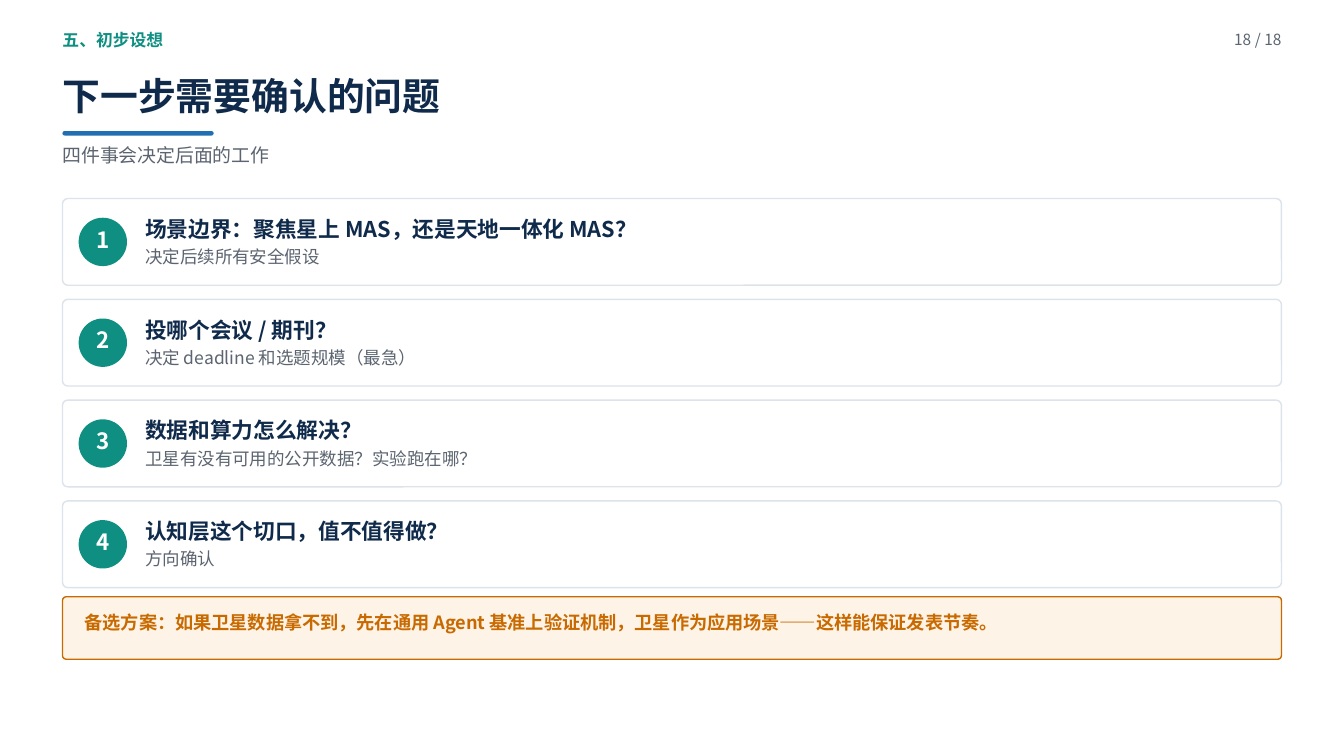
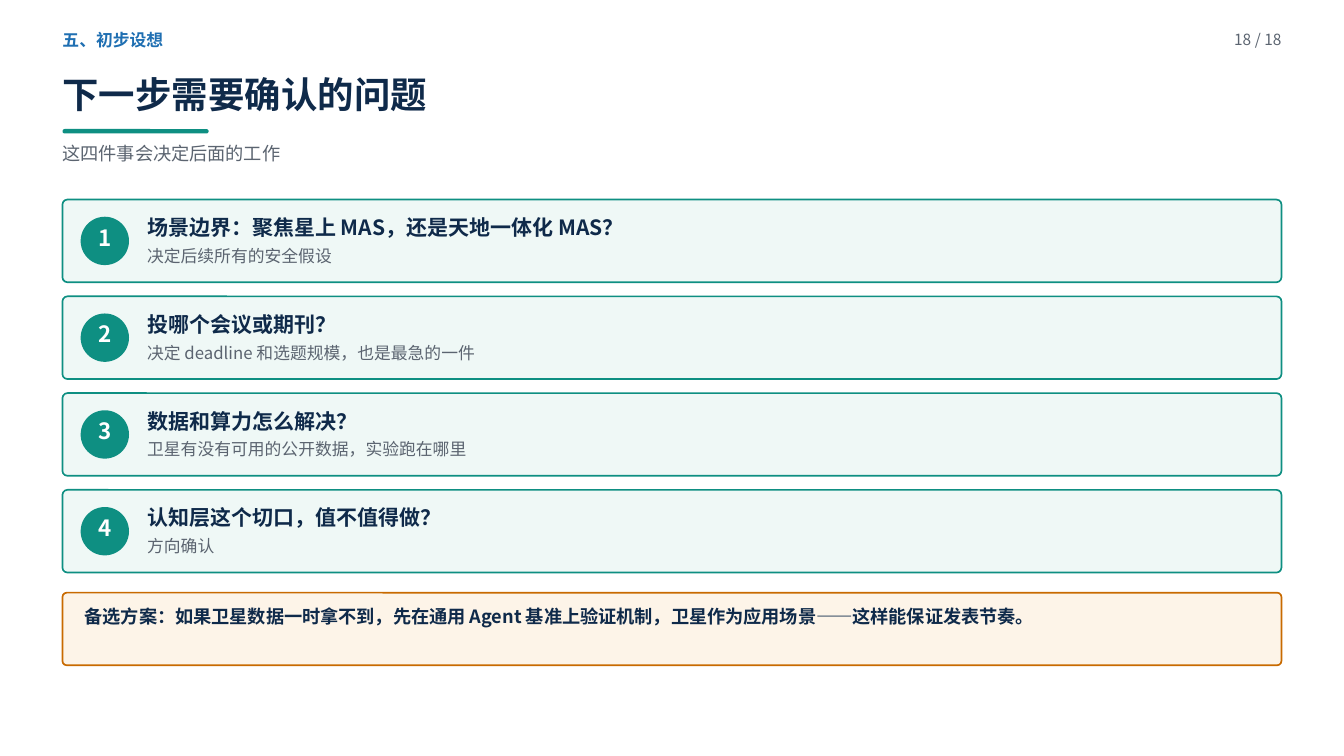
Before and after one commit to yiiiiiii1/multi-agent-remote-sensing, a slide deck: slide 18 of 阶段2-卫星多智能体防御/presentations/新方向调研汇报.pptx. Drawn at 1344x756 pixels with LibreOffice and Linux fonts; fonts in the diff are those of the drawing. Boxes give left, top, right and bottom in pixels: in the first picture for what was removed or moved away, otherwise in the second. Text is boxed around its words. In the diff, an @@ line names an element or a change of style, - is before the commit and + after.

```diff
--- a/阶段2-卫星多智能体防御/presentations/新方向调研汇报.pptx
+++ b/阶段2-卫星多智能体防御/presentations/新方向调研汇报.pptx
@@ text "五、初步设想" at bbox=[62, 31, 163, 48]: text colour #0E8F82 to #1F6FB2 @@
@@ text "下一步需要确认的问题" at bbox=[62, 77, 426, 112]: size 27 to 26 pt @@
@@ text at bbox=[62, 144, 280, 162]: text changed; size 13.5 to 13 pt @@
-四件事会决定后面的工作
+这四件事会决定后面的工作
@@ rounded rectangle: place and size @@
-rounded rectangle at bbox=[63, 131, 214, 135]
+rounded rectangle at bbox=[63, 129, 209, 133]
@@ rounded rectangle at bbox=[63, 129, 209, 133]: fill #1F6FB2 to #0E8F82 @@
@@ text at bbox=[147, 217, 623, 238]: size 15.5 to 15 pt in "场景边界：聚焦星上 MAS，还是天地一体化 MAS？" @@
@@ text at bbox=[147, 248, 332, 264]: text changed; size 12.5 to 12 pt @@
-决定后续所有安全假设
+决定后续所有的安全假设
@@ rounded rectangle: place and size @@
-rounded rectangle at bbox=[63, 299, 1281, 386]
+rounded rectangle at bbox=[63, 296, 1281, 379]
@@ text "2": place and size @@
-text "2" at bbox=[96, 331, 109, 348]
+text "2" at bbox=[98, 325, 111, 342]
@@ rounded rectangle: place and size @@
-rounded rectangle at bbox=[79, 319, 127, 367]
+rounded rectangle at bbox=[81, 314, 129, 362]
@@ text at bbox=[147, 314, 474, 361]: text changed; size 12.5 to 12 pt @@
-投哪个会议 / 期刊？
-决定 deadline 和选题规模（最急）
+投哪个会议或期刊？
+决定 deadline 和选题规模，也是最急的一件
@@ rounded rectangle: place and size @@
-rounded rectangle at bbox=[63, 400, 1281, 487]
+rounded rectangle at bbox=[63, 393, 1281, 476]
@@ 2 texts, 1 rounded rectangle: place and size @@
-2 texts, 1 rounded rectangle at bbox=[79, 419, 477, 468]
+2 texts, 1 rounded rectangle at bbox=[81, 410, 466, 459]
@@ text at bbox=[147, 411, 357, 431]: size 15.5 to 15 pt in "数据和算力怎么解决？" @@
@@ text at bbox=[147, 441, 466, 457]: text changed; size 12.5 to 12 pt @@
-卫星有没有可用的公开数据？实验跑在哪？
+卫星有没有可用的公开数据，实验跑在哪里
@@ fill #FFFFFF to #EFF8F6; outline #DDE3EA 1 pt to #0E8F82 1.2 pt in 4 elements at bbox=[63, 200, 1281, 282], bbox=[63, 296, 1281, 379], bbox=[63, 393, 1281, 476], bbox=[63, 490, 1281, 573] @@
@@ rounded rectangle: place and size @@
-rounded rectangle at bbox=[63, 501, 1281, 588]
+rounded rectangle at bbox=[63, 490, 1281, 573]
@@ 2 texts, 1 rounded rectangle: place and size @@
-2 texts, 1 rounded rectangle at bbox=[79, 520, 448, 569]
+2 texts, 1 rounded rectangle at bbox=[81, 507, 441, 556]
@@ text "认知层这个切口，值不值得做？" at bbox=[147, 507, 441, 554]: size 15.5 to 15 pt in "认知层这个切口，值不值得做？"; size 12.5 to 12 pt in "方向确认"; more space between paragraphs @@
@@ rounded rectangle: place and size @@
-rounded rectangle at bbox=[63, 597, 1281, 659]
+rounded rectangle at bbox=[63, 593, 1281, 665]
@@ rounded rectangle at bbox=[63, 593, 1281, 665]: fill #FDF3E6 to #FDF4E8; outline #C86A00 1 pt to #C86A00 1.2 pt @@
@@ text at bbox=[85, 607, 1034, 628]: text changed; text colour #C86A00 to #0F2A4A @@
-备选方案：如果卫星数据拿不到，先在通用 Agent 基准上验证机制，卫星作为应用场景——这样能保证发表节奏。
+备选方案：如果卫星数据一时拿不到，先在通用 Agent 基准上验证机制，卫星作为应用场景——这样能保证发表节奏。
```
Also in this commit, not shown: 17 other slides changed, 1 other file.
